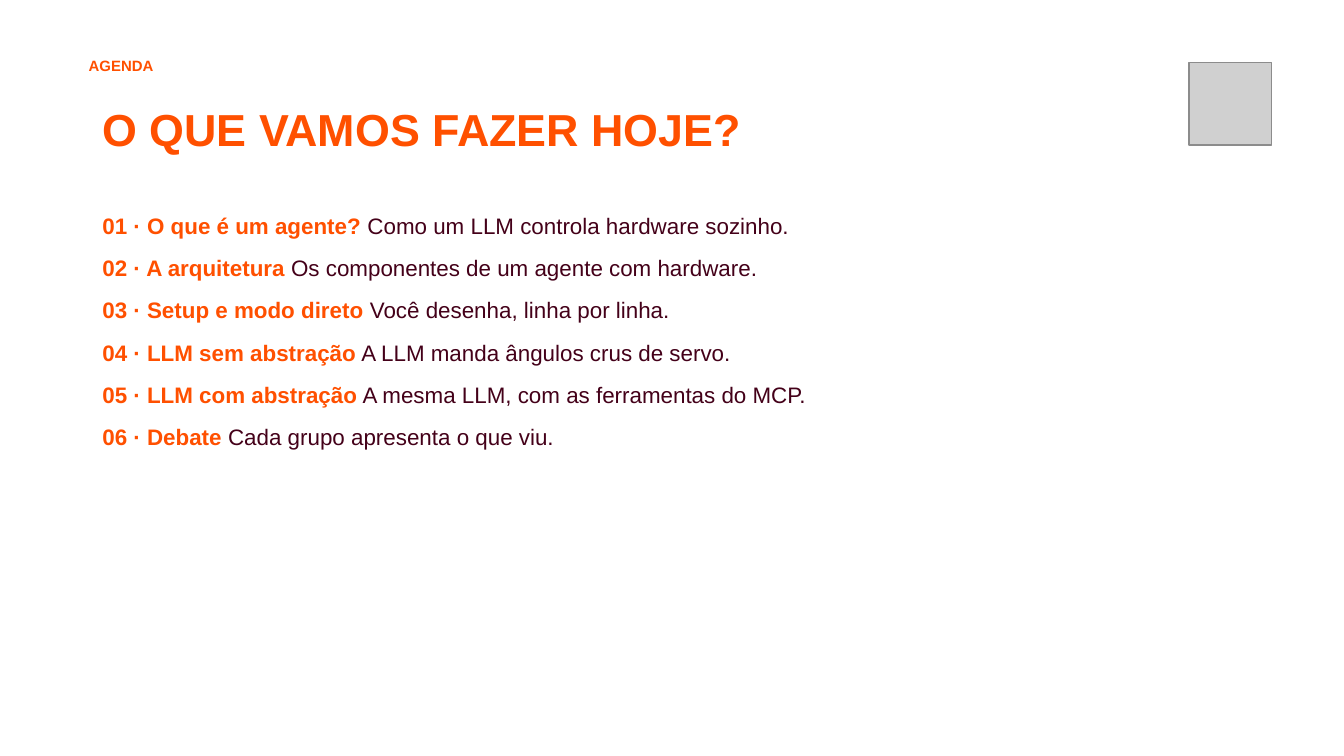
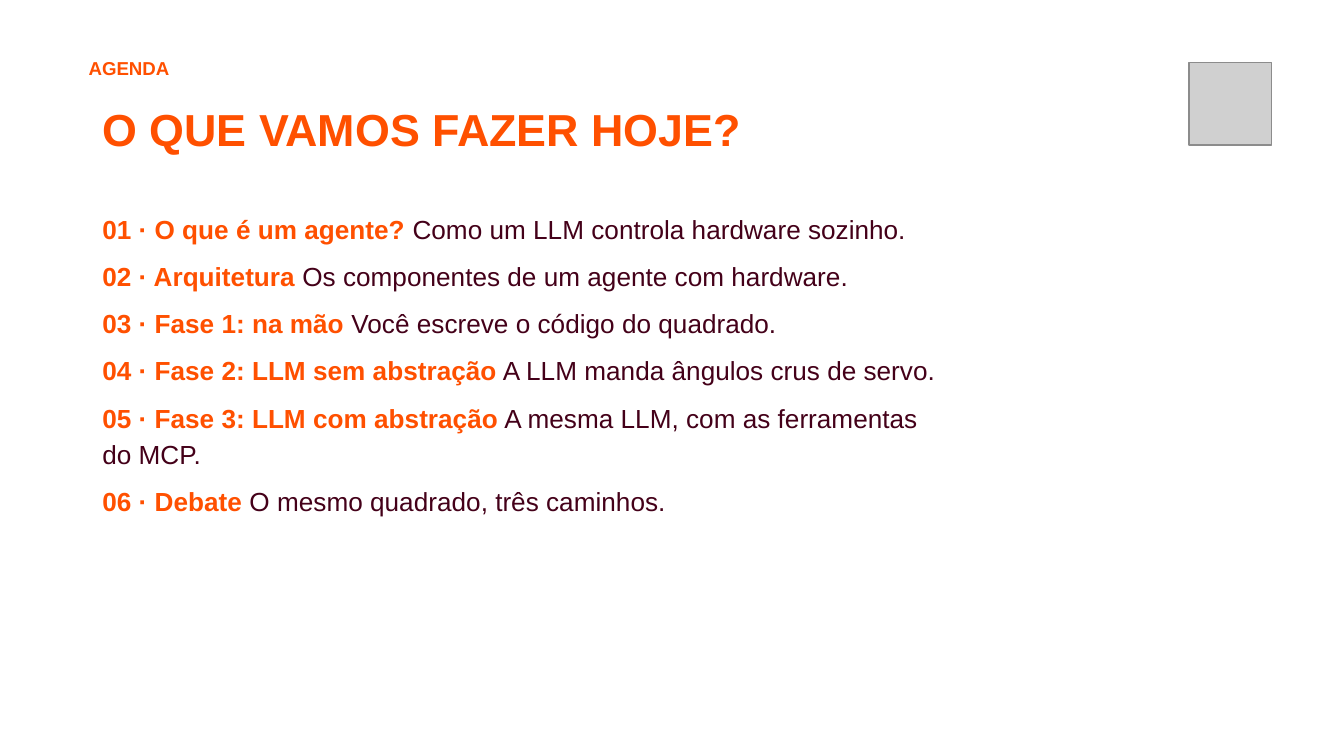
Before and after one commit to jhlr/plotter, a slide deck: slide 2 of workshop/dinamica-ia-hardware.pptx. Drawn at 1344x756 pixels with LibreOffice and Linux fonts; fonts in the diff are those of the drawing; grey boxes stand for pictures; background and template pictures are left out. Boxes give left, top, right and bottom in pixels: in the first picture for what was removed or moved away, otherwise in the second. Text is boxed around its words. In the diff, an @@ line names an element or a change of style, - is before the commit and + after.

```diff
--- a/workshop/dinamica-ia-hardware.pptx
+++ b/workshop/dinamica-ia-hardware.pptx
@@ text "AGENDA" at <box>89,62,170,76</box>: size 8 to 10 pt @@
@@ text at <box>102,220,905,244</box>: size 12 to 14 pt in "01 · O que é um agente? ..." @@
@@ text at <box>102,267,935,517</box>: text changed; size 12 to 14 pt @@
-02 · A arquitetura Os componentes de um agente com hardware.
-03 · Setup e modo direto Você desenha, linha por linha.
-04 · LLM sem abstração A LLM manda ângulos crus de servo.
-05 · LLM com abstração A mesma LLM, com as ferramentas do MCP.
-06 · Debate Cada grupo apresenta o que viu.
+02 · Arquitetura Os componentes de um agente com hardware.
+03 · Fase 1: na mão Você escreve o código do quadrado.
+04 · Fase 2: LLM sem abstração A LLM manda ângulos crus de servo.
+05 · Fase 3: LLM com abstração A mesma LLM, com as ferramentas do MCP.
+06 · Debate O mesmo quadrado, três caminhos.
```
Also in this commit, not shown: 21 other slides changed, 10 slides added, 6 slides removed, 36 other files.
